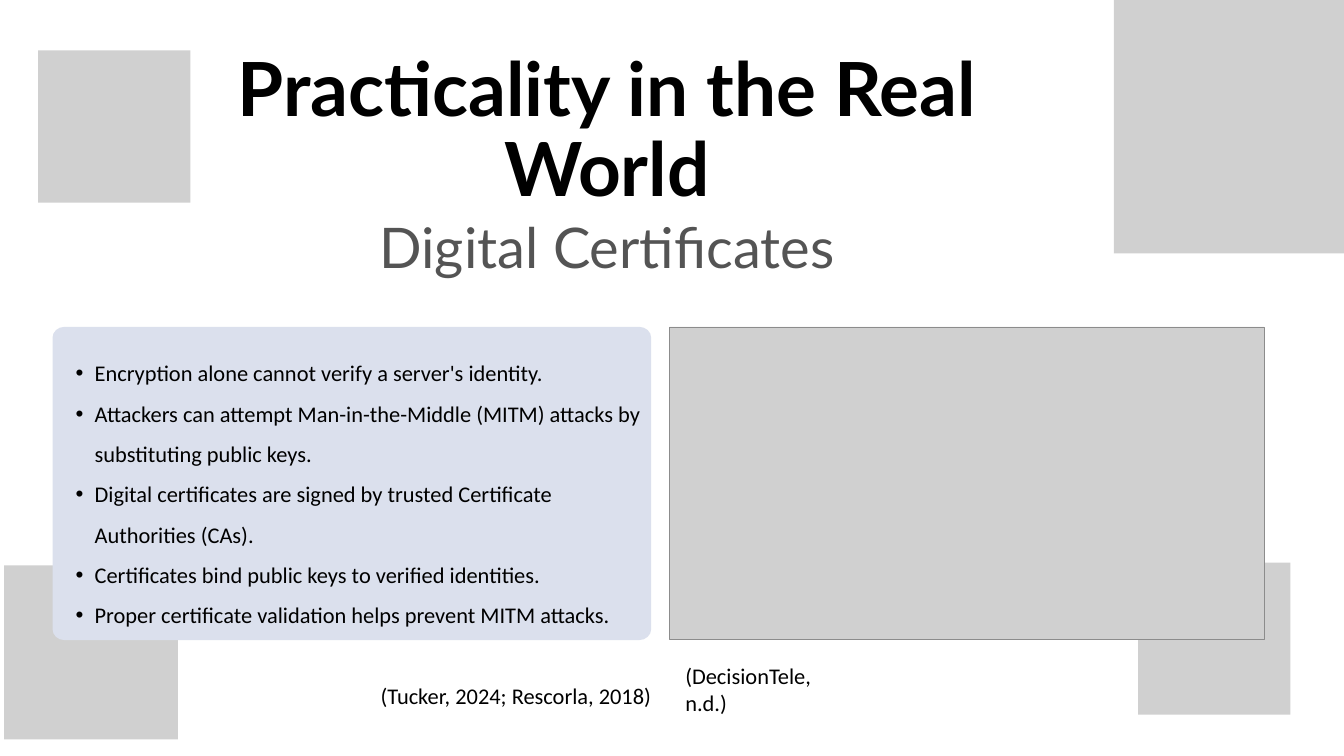
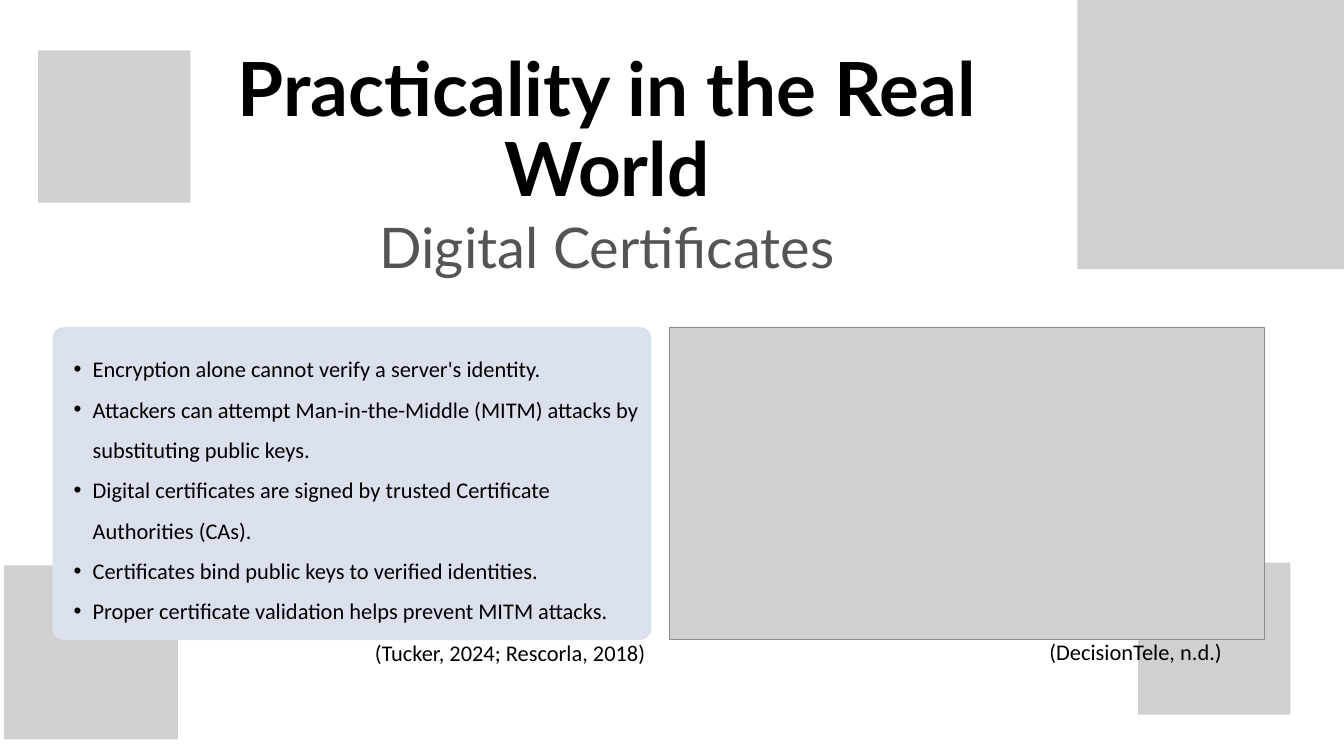
Before and after one commit to Muffinszer/cep146-teamproject1, a slide deck: slide 5 of CEP146NBB_Project1.pptx. Drawn at 1344x756 pixels with LibreOffice and Linux fonts; fonts in the diff are those of the drawing; grey boxes stand for pictures; background and template pictures are left out. Boxes give left, top, right and bottom in pixels: in the first picture for what was removed or moved away, otherwise in the second. Text is boxed around its words. In the diff, an @@ line names an element or a change of style, - is before the commit and + after.

Commit message:
Edited alignment and format
Edited alignment and format

```diff
--- a/CEP146NBB_Project1.pptx
+++ b/CEP146NBB_Project1.pptx
@@ picture: place and size @@
-picture at [1114,0,1344,253]
+picture at [1077,0,1344,269]
@@ text added at [375,645,645,664], 24 pt, text #000000 @@
+  (Tucker, 2024; Rescorla, 2018)
@@ text "(DecisionTele, n.d.)" rewrapped from [685,668,811,714] to [1049,642,1222,667] @@
@@ text at [381,688,651,707]: paragraph removed @@
-  (Tucker, 2024; Rescorla, 2018)
```
Also in this commit, not shown: 8 other slides changed.
